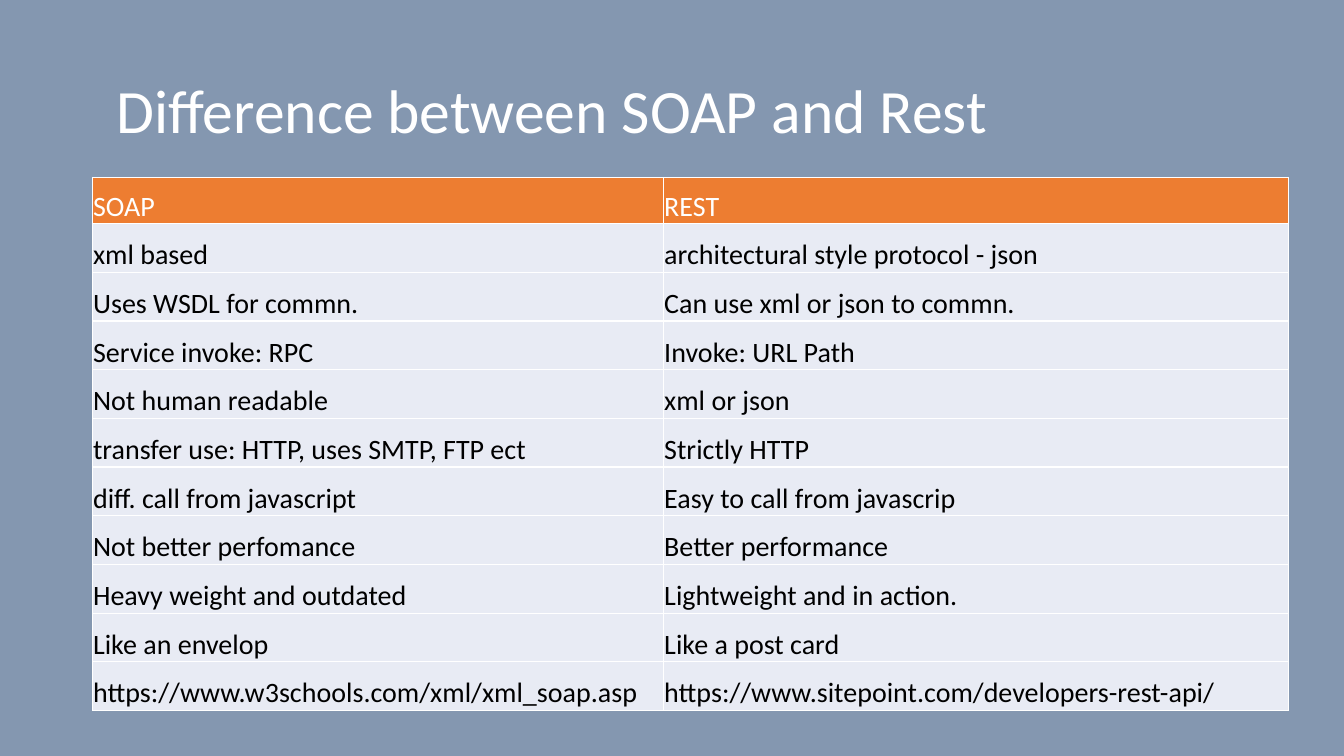
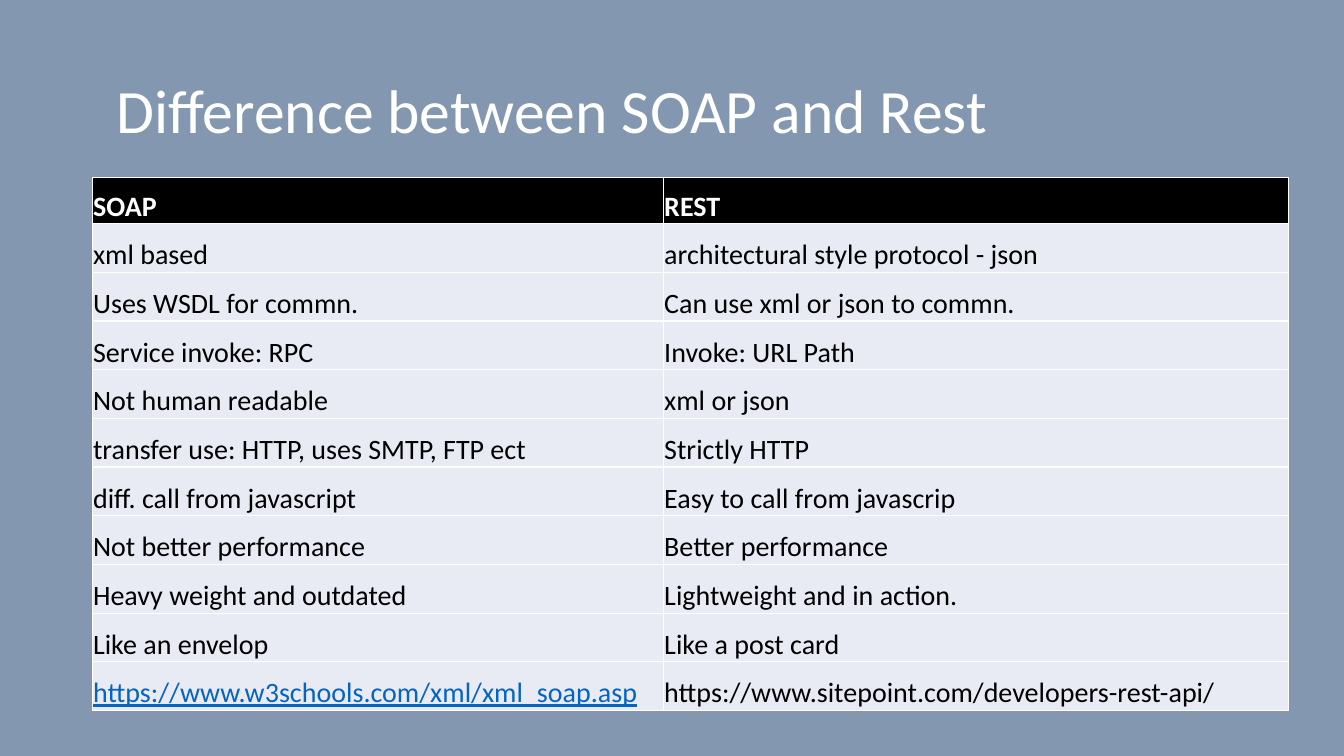
Before and after one commit to vilasvarghese/microservices, a slide deck: slide 6 of training/day1/1MicroservicesDay1.pptx. Drawn at 1344x756 pixels with LibreOffice and Linux fonts; fonts in the diff are those of the drawing. Boxes give left, top, right and bottom in pixels: in the first picture for what was removed or moved away, otherwise in the second. Text is boxed around its words. In the diff, an @@ line names an element or a change of style, - is before the commit and + after.

```diff
--- a/training/day1/1MicroservicesDay1.pptx
+++ b/training/day1/1MicroservicesDay1.pptx
@@ table at (93, 177, 1290, 711) @@
-row 8, column 1: Not better perfomance
+row 8, column 1: Not better performance
@@ fill #ED7D31 to #000000 in row 1 @@
@@ bold on in "SOAP", "REST" @@
@@ text colour #000000 to #0563C1, underline on in "https://www.w3schools.com/xml/xml_soap.asp" @@
```
Also in this commit, not shown: 11 other slides changed, 2 slides added, 2 slides removed, 15 other files.
